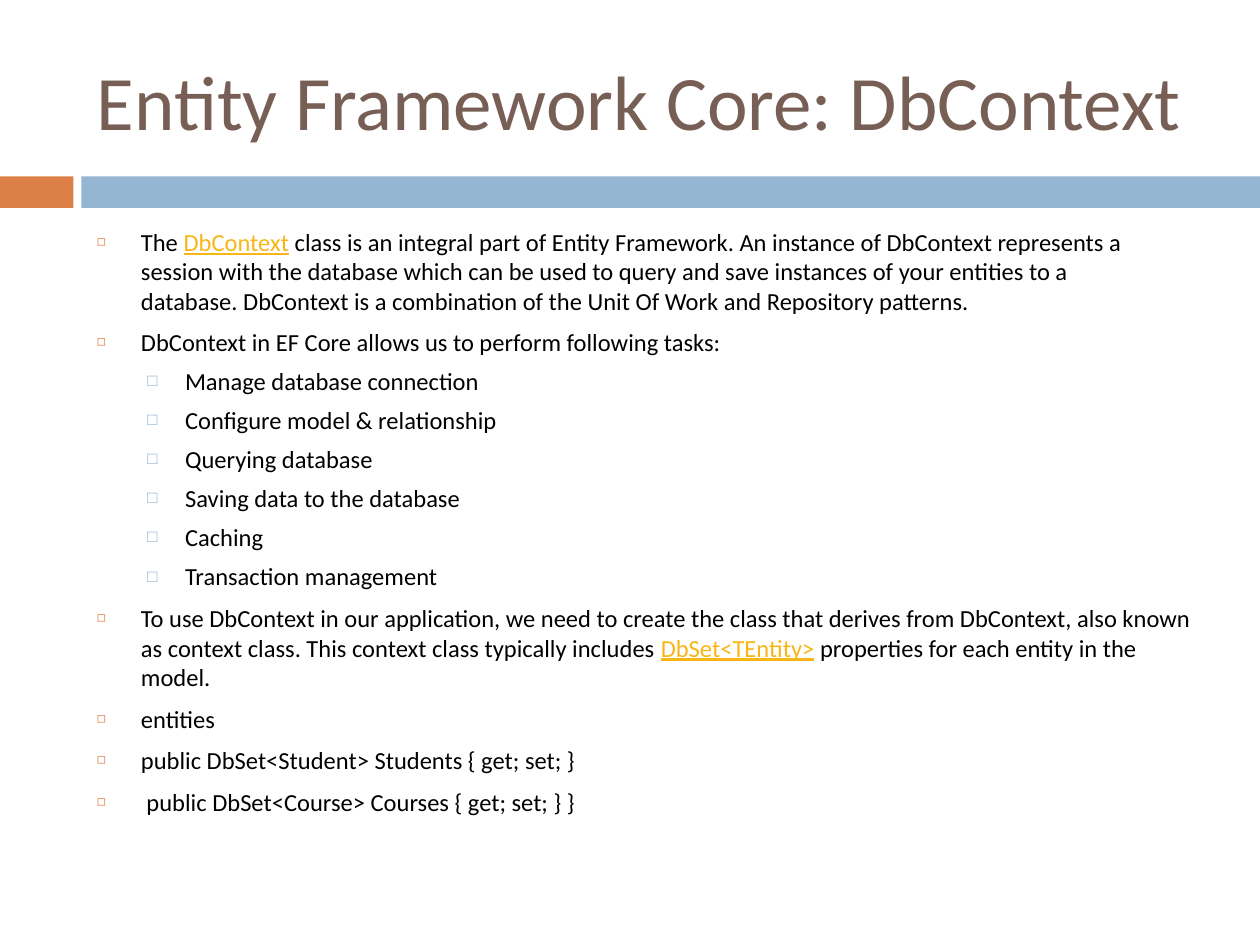
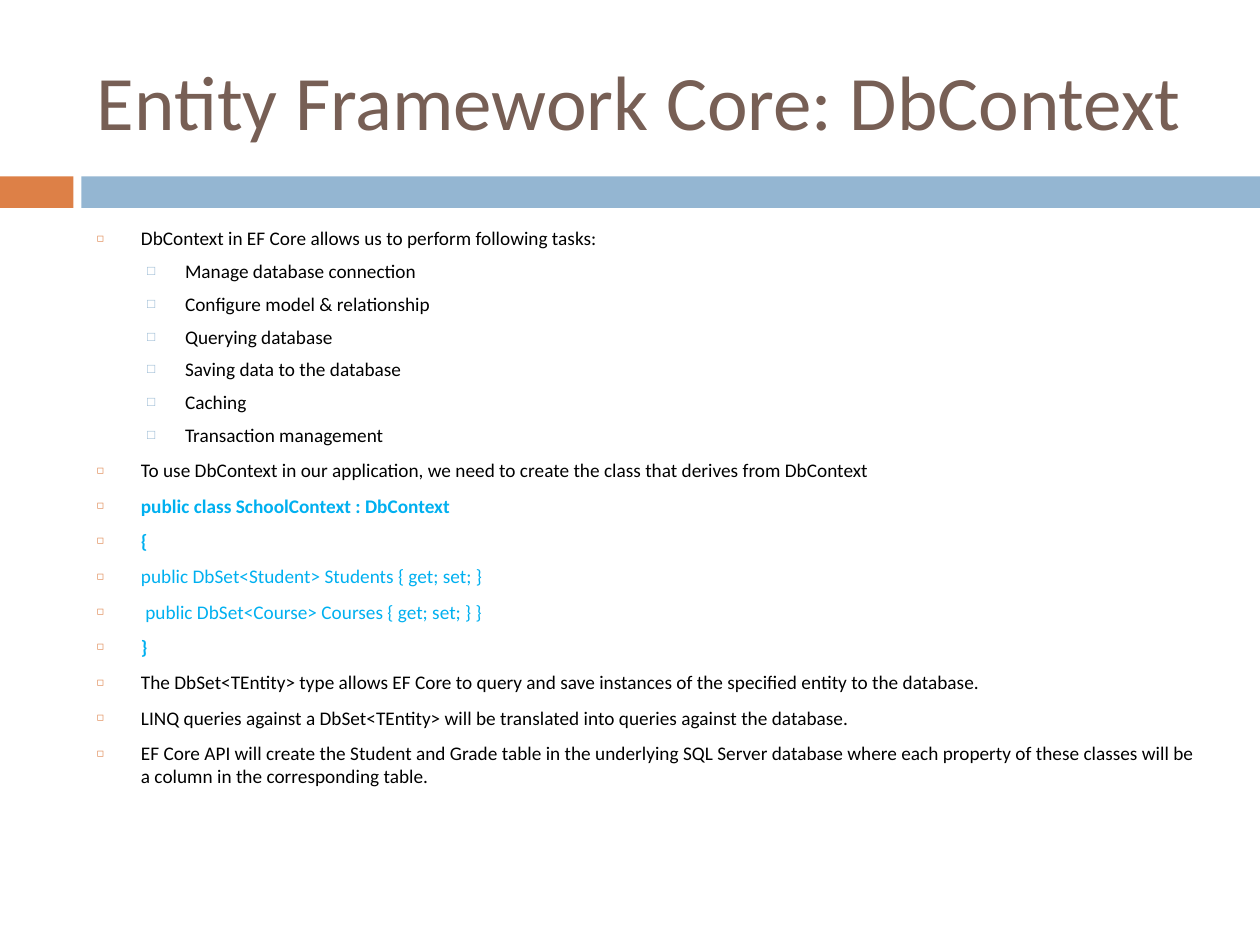
Before and after one commit to ADMDOTNETANGULAR/adm-dotnet-angular, a slide deck: slide 12 of Week-5/EnityFramework_Core.pptx (slide 10 before the commit). Drawn at 1260x945 pixels with LibreOffice and Linux fonts; fonts in the diff are those of the drawing. Boxes give left, top, right and bottom in pixels: in the first picture for what was removed or moved away, otherwise in the second. Text is boxed around its words. In the diff, an @@ line names an element or a change of style, - is before the commit and + after.

```diff
--- a/Week-5/EnityFramework_Core.pptx
+++ b/Week-5/EnityFramework_Core.pptx
@@ text at <box>141,234,1121,314</box>: paragraph removed @@
-◻ The DbContext class is an integral part of Entity Framework. An instance of DbContext represents a session with the database which can be used to query and save instances of your entities to a database. DbContext is a combination of the Unit Of Work and Repository patterns.
@@ text at <box>141,231,596,623</box>: size 14 to 11 pt in "DbContext in EF Core allows us to ...", "Manage database connection", "Configure model & relationship", "Querying database" and 5 more places; text colour #000000 to #00B0F0 in "public DbSet<Student> Students { get; set; }", "public DbSet<Course> Courses { get; set; } ..." @@
@@ text at <box>141,463,868,516</box>: text changed; size 14 to 11 pt @@
-◻ To use DbContext in our application, we need to create the class that derives from DbContext, also known as context class. This context class typically includes DbSet<TEntity> properties for each entity in the model.
-◻ entities
+◻ To use DbContext in our application, we need to create the class that derives from DbContext
+◻ public class SchoolContext : DbContext
+◻ {
@@ text at <box>141,675,1193,787</box>: paragraphs added @@
+◻ }
+◻ The DbSet<TEntity> type allows EF Core to query and save instances of the specified entity to the database.
+◻ LINQ queries against a DbSet<TEntity> will be translated into queries against the database.
+◻ EF Core API will create the Student and Grade table in the underlying SQL Server database where each property of these classes will be a column in the corresponding table.
```
Also in this commit, not shown: 7 other slides changed, 7 slides added, 10 other files.
